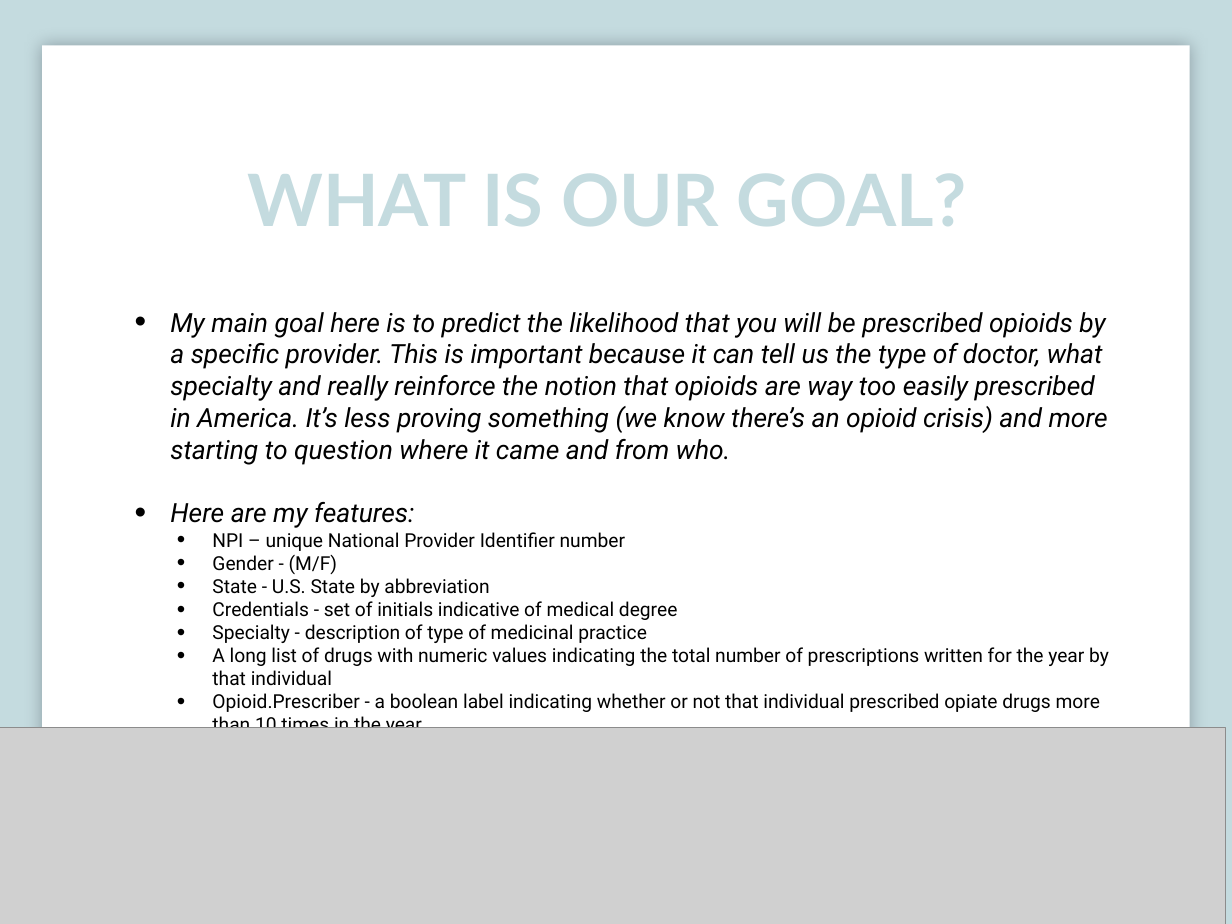
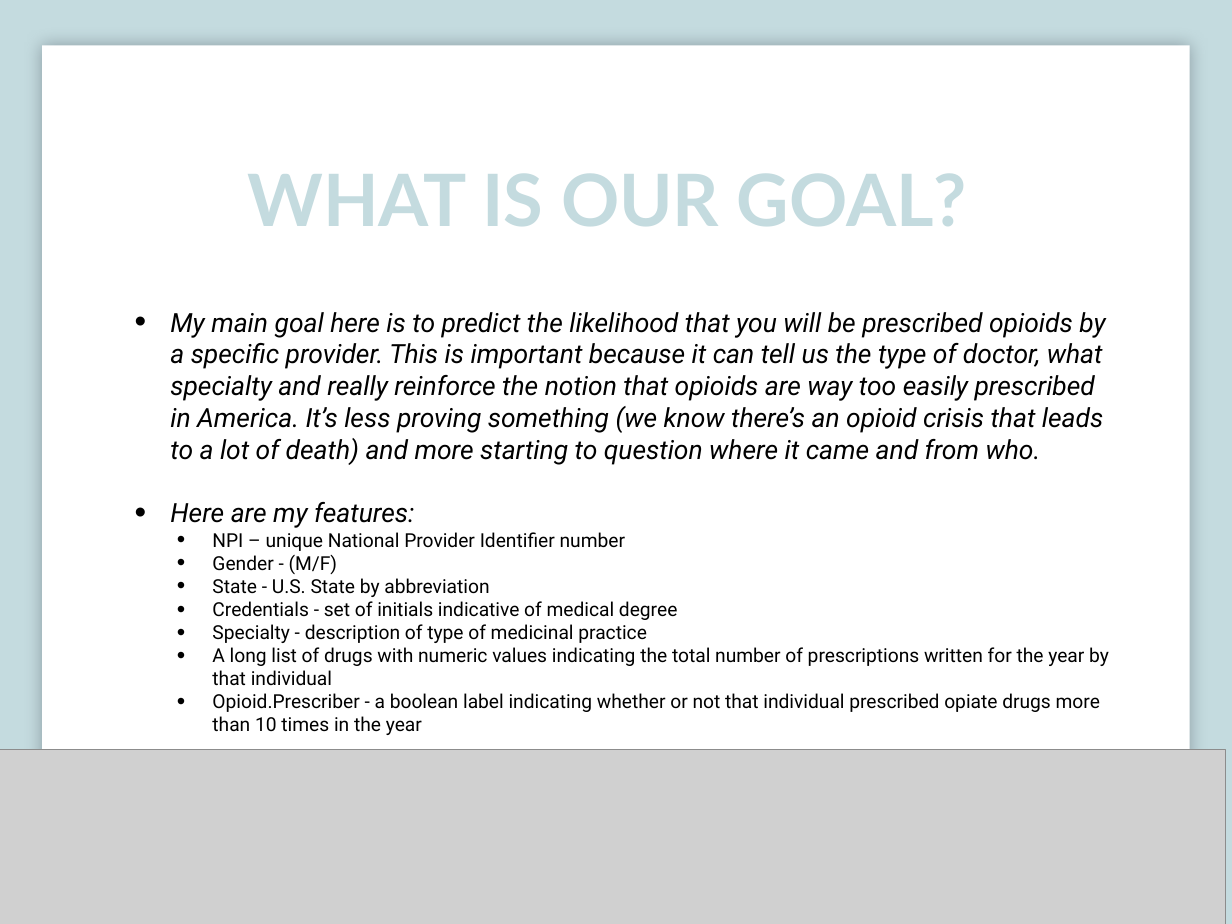
Before and after one commit to rajpatel84/capstone, a slide deck: slide 4 of Capstone.pptx. Drawn at 1232x924 pixels with LibreOffice and Linux fonts; fonts in the diff are those of the drawing; grey boxes stand for pictures. Boxes give left, top, right and bottom in pixels: in the first picture for what was removed or moved away, otherwise in the second. Text is boxed around its words. In the diff, an @@ line names an element or a change of style, - is before the commit and + after.

```diff
--- a/Capstone.pptx
+++ b/Capstone.pptx
@@ text at bbox=[170, 312, 1105, 465]: text changed @@
-• My main goal here is to predict the likelihood that you will be prescribed opioids by a specific provider. This is important because it can tell us the type of doctor, what specialty and really reinforce the notion that opioids are way too easily prescribed in America. It’s less proving something (we know there’s an opioid crisis) and more starting to question where it came and from who.
+• My main goal here is to predict the likelihood that you will be prescribed opioids by a specific provider. This is important because it can tell us the type of doctor, what specialty and really reinforce the notion that opioids are way too easily prescribed in America. It’s less proving something (we know there’s an opioid crisis that leads to a lot of death) and more starting to question where it came and from who.
@@ picture: place and size @@
-picture at bbox=[0, 728, 1226, 924]
+picture at bbox=[0, 750, 1226, 924]
```
Also in this commit, not shown: 6 other slides changed, 1 slide added.
